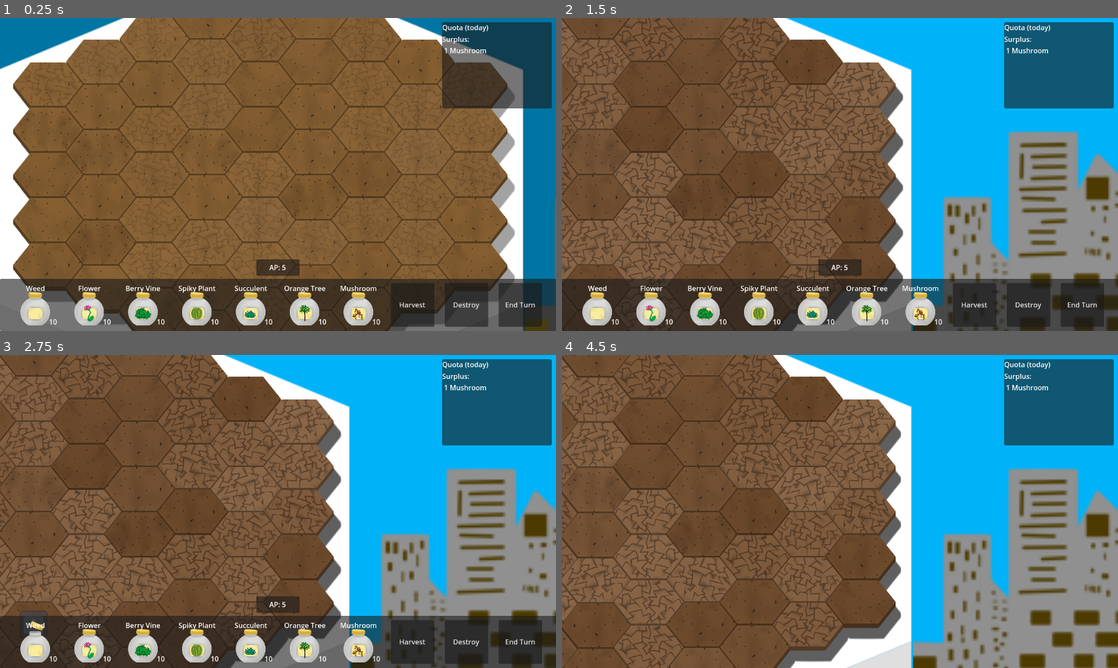
Above: before the commit, frames 1-4 (two rows, left to right).
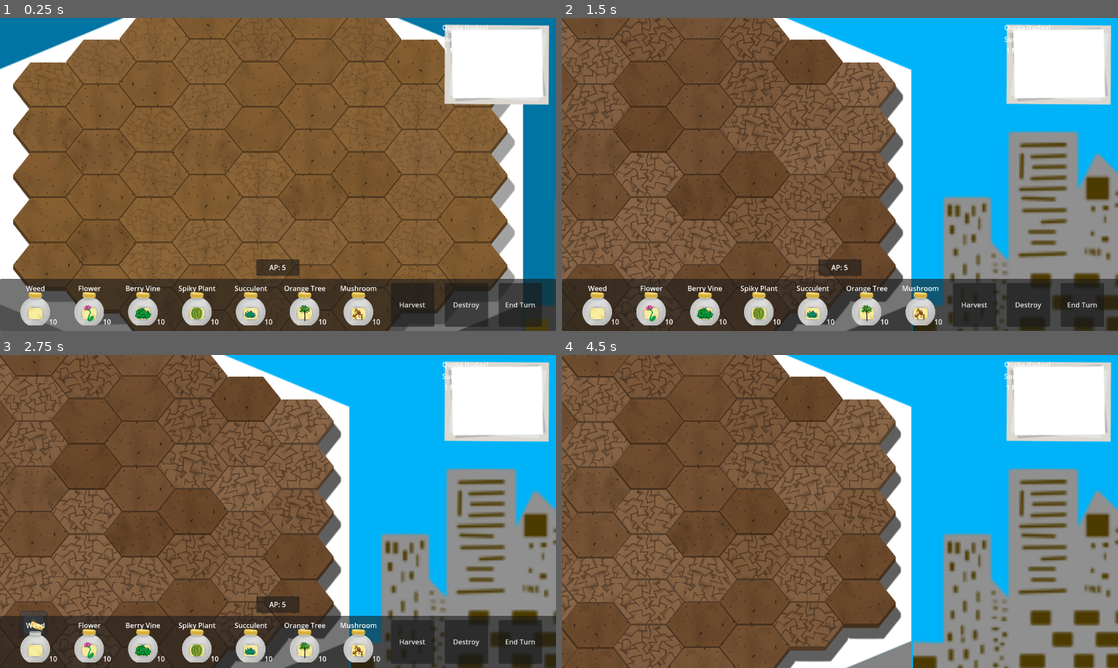
Above: after the commit, the same moments.

Repository: CiaranWoodward/LD54
Game: Godot game, scene res://Level.tscn
The game is run twice, just before and just after one commit, with the same random seed, the same clock (stepped at 60 frames per second) and the same inputs. The engine's default icon, where the game draws it, is replaced by a stand-in: a white triangle on a blue panel in a dark square.
Inputs (mouse positions are in pixels of both pictures, inside the frame that each line leads up to):
- Up to frame 1 (0.25 s): no input
- Up to frame 2 (1.5 s): move the mouse to (962, 158) at 0.52 s; hold Right (ui_right) 0.53-1.25 s; click (962, 158) at 0.6 s; drag from (728, 190) to (812, 237) at 1.27 s
- Up to frame 3 (2.75 s): click (33, 642) at 2.02 s
- Up to frame 4 (4.5 s): click "Harvest" at 2.75 s; click "Destroy" at 3.5 s; click "End Turn" at 4.25 s

The runs differ from the first frame. In frame 1, 6.0% of the frame differs, in the area x 0-100%, y 1-100%; in frame 2, 5.8%; in frame 3, 5.8%; in frame 4, 5.9%.

Commit message:
added ui backing for quota

Diff:
--- a/Level.tscn
+++ b/Level.tscn
@@ -27,9 +27,9 @@
 
 [sub_resource type="Curve2D" id="Curve2D_y42ux"]
 _data = {
-"points": PackedVector2Array(0, 0, 0, 0, -606, 1755, 0, 0, 0, 0, -487, 746, 0, 0, 0, 0, -339, 161, 0, 0, 0, 0, 0, -253, 0, 0, 0, 0, 281, -534, 0, 0, 0, 0, 870 …(149 unchanged characters)…
-}
-point_count = 12
+"points": PackedVector2Array(0, 0, 0, 0, -664, 1582, 0, 0, 0, 0, -376, 263, 0, 0, 0, 0, -50, -170, 0, 0, 0, 0, 281, -534, 0, 0, 0, 0, 870 …(149 unchanged characters)…
+}
+point_count = 11
 
 [sub_resource type="Gradient" id="Gradient_70mnh"]
 colors = PackedColorArray(1, 1, 1, 0.894118, 0.783523, 0.783523, 0.783523, 0.937255)
@@ -102,7 +102,7 @@
 
 [sub_resource type="Animation" id="Animation_qj57s"]
 resource_name = "DayCycle"
-step = 0.01
+loop_mode = 1
 tracks/0/type = "value"
 tracks/0/imported = false
 tracks/0/enabled = true
@@ -187,6 +187,30 @@
 "update": 0,
 "values": [Color(0.94902, 0.745098, 0, 1), Color(0.298039, 0.227451, 0, 1), Color(0.298039, 0.227451, 0, 1), Color(0.94902, 0.745098, 0, 1)]
 }
+tracks/7/type = "value"
+tracks/7/imported = false
+tracks/7/enabled = true
+tracks/7/path = NodePath("Pillar/Surface/Right:self_modulate")
+tracks/7/interp = 1
+tracks/7/loop_wrap = true
+tracks/7/keys = {
+"times": PackedFloat32Array(0, 0.2, 0.5, 0.8, 1),
+"transitions": PackedFloat32Array(1, 1, 1, 1, 1),
+"update": 0,
+"values": [Color(0.482353, 0.482353, 0.482353, 1), Color(0.435294, 0.435294, 0.435294, 1), Color(0.713726, 0.713726, 0.713726, 1), Color(0.8, 0.8, 0.8, 1), Color(0.482353, 0.482353, 0.482353, 1)]
+}
+tracks/8/type = "value"
+tracks/8/imported = false
+tracks/8/enabled = true
+tracks/8/path = NodePath("Pillar/Surface/Left:self_modulate")
+tracks/8/interp = 1
+tracks/8/loop_wrap = true
+tracks/8/keys = {
+"times": PackedFloat32Array(0, 0.2, 0.5, 0.8, 1),
+"transitions": PackedFloat32Array(1, 1, 1, 1, 1),
+"update": 0,
+"values": [Color(0.403922, 0.403922, 0.403922, 1), Color(0.8, 0.8, 0.8, 1), Color(0.690196, 0.690196, 0.690196, 1), Color(0.435294, 0.435294, 0.435294, 1), Color(0.403922, 0.403922, 0.403922, 1)]
+}
 
 [sub_resource type="Animation" id="Animation_oeqfv"]
 length = 0.001
@@ -269,6 +293,30 @@
 tracks/6/interp = 1
 tracks/6/loop_wrap = true
 tracks/6/keys = {
+"times": PackedFloat32Array(0),
+"transitions": PackedFloat32Array(1),
+"update": 0,
+"values": [Color(1, 1, 1, 1)]
+}
+tracks/7/type = "value"
+tracks/7/imported = false
+tracks/7/enabled = true
+tracks/7/path = NodePath("Pillar/Surface/Right:self_modulate")
+tracks/7/interp = 1
+tracks/7/loop_wrap = true
+tracks/7/keys = {
+"times": PackedFloat32Array(0),
+"transitions": PackedFloat32Array(1),
+"update": 0,
+"values": [Color(1, 1, 1, 1)]
+}
+tracks/8/type = "value"
+tracks/8/imported = false
+tracks/8/enabled = true
+tracks/8/path = NodePath("Pillar/Surface/Left:self_modulate")
+tracks/8/interp = 1
+tracks/8/loop_wrap = true
+tracks/8/keys = {
 "times": PackedFloat32Array(0),
 "transitions": PackedFloat32Array(1),
 "update": 0,
@@ -363,7 +411,7 @@
 curve = SubResource("Curve2D_y42ux")
 
 [node name="PathFollow2D" type="PathFollow2D" parent="Sky/SunPath"]
-position = Vector2(-606, 1755)
+position = Vector2(-664, 1582)
 rotation = 1.46413
 rotates = false
 
@@ -411,14 +459,12 @@
 texture = ExtResource("7_rqtcc")
 
 [node name="Left" type="Sprite2D" parent="Pillar/Surface"]
-self_modulate = Color(0.933333, 0.933333, 0.933333, 1)
 show_behind_parent = true
 z_index = 10
 position = Vector2(0, 384.135)
 texture = ExtResource("3_47has")
 
 [node name="Right" type="Sprite2D" parent="Pillar/Surface"]
-self_modulate = Color(0.87451, 0.87451, 0.87451, 1)
 show_behind_parent = true
 z_index = 10
 position = Vector2(0, 384.135)
--- a/UI/HUD.tscn
+++ b/UI/HUD.tscn
@@ -9,6 +9,7 @@
 [ext_resource type="Script" path="res://UI/ActionPointLabel.gd" id="7_5ec4i"]
 [ext_resource type="Script" path="res://UI/Quotas.gd" id="8_dhiuq"]
 [ext_resource type="Script" path="res://UI/Title.gd" id="8_v41g0"]
+[ext_resource type="Texture2D" uid="uid://d4ft2n5exr3f4" path="res://Graphics/Background/Quota0000.png" id="10_xmqyb"]
 
 [node name="HUD" type="CanvasLayer"]
 script = ExtResource("1_xlc34")
@@ -84,6 +85,7 @@
 script = ExtResource("7_5ec4i")
 
 [node name="PanelContainer" type="PanelContainer" parent="."]
+self_modulate = Color(1, 1, 1, 0)
 anchors_preset = 1
 anchor_left = 1.0
 anchor_right = 1.0
@@ -94,6 +96,15 @@
 grow_horizontal = 0
 size_flags_vertical = 0
 
+[node name="NinePatchRect" type="NinePatchRect" parent="PanelContainer"]
+layout_mode = 2
+texture = ExtResource("10_xmqyb")
+region_rect = Rect2(147.358, 69.72, 323.433, 413.941)
+patch_margin_left = 29
+patch_margin_top = 24
+patch_margin_right = 27
+patch_margin_bottom = 30
+
 [node name="Quotas" type="VBoxContainer" parent="PanelContainer"]
 layout_mode = 2
 script = ExtResource("8_dhiuq")
Binary file added: Graphics/Background/Quota0000.png
Not shown, added: Graphics/Background/Quota0000.png.import
Not shown: 1 places in UI/HUD.tscn that only renumber resources
Not shown, changed: Graphics/Background/Background.kra
Not shown, changed: Graphics/Background/Background.kra~
